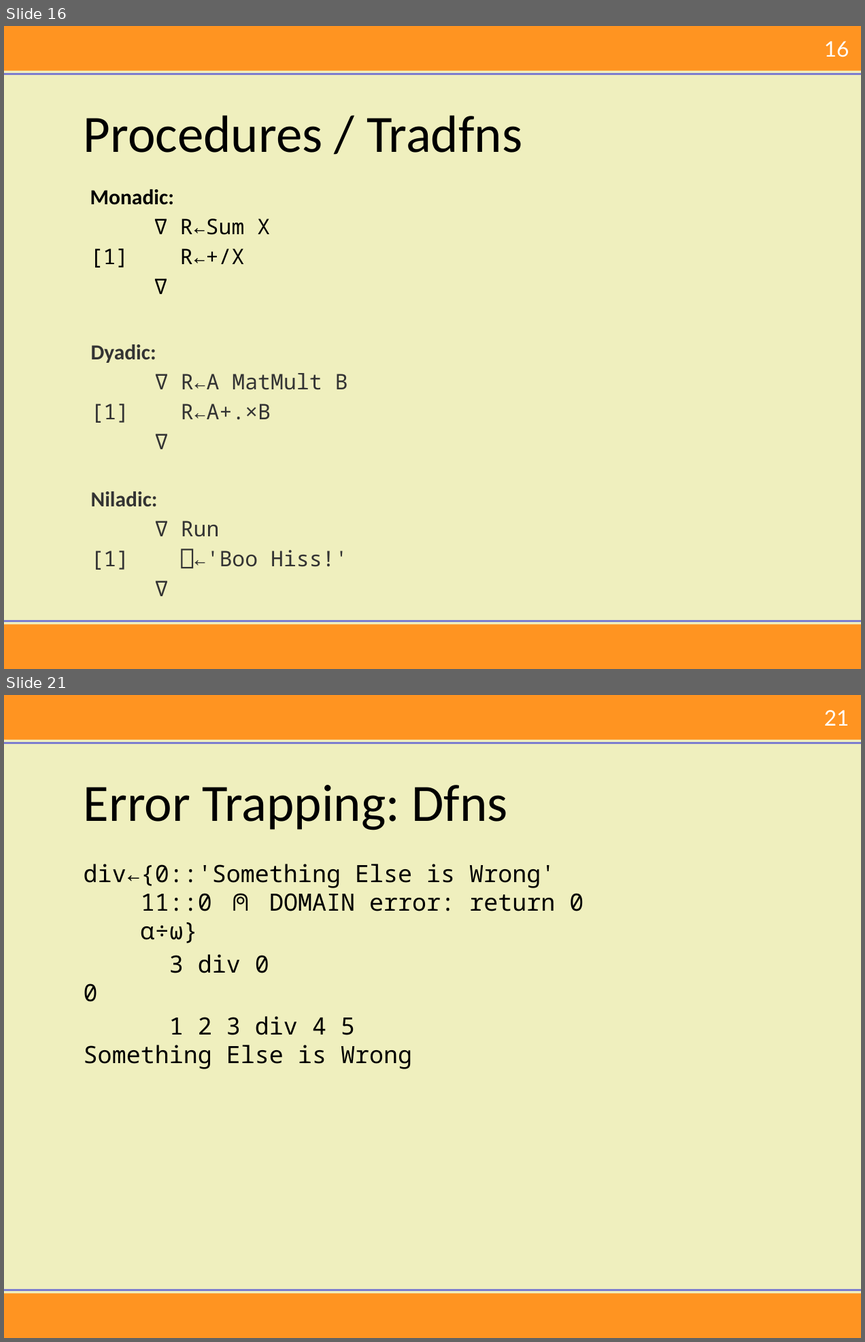
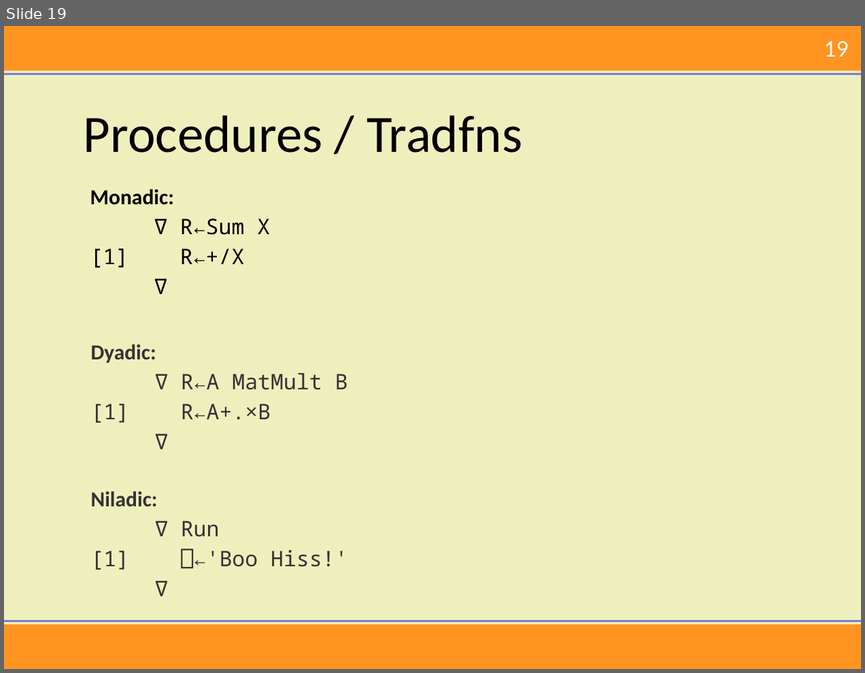
Before and after one commit to mkromberg/ECUST2018, a slide deck: Intro.pptx. Shown one above the other, each under a label of ours: slides 16 and 21 before the commit, slide 19 after it; the slides between them are not shown. The pictures are 865x1342 and 865x673 pixels, drawn with LibreOffice and Linux fonts; fonts in the diff are those of the drawing; background and template pictures are left out. Boxes give left, top, right and bottom in pixels: in the first picture for what was removed or moved away, otherwise in the second. Text is boxed around its words. In the diff, an @@ line names an element or a change of style, - is before the commit and + after.

```diff
--- a/Intro.pptx
+++ b/Intro.pptx
@@ slide 21 removed at (4,695,861,1338), background #EFEFBE; not listed: 5 template elements that a slide beside it also shows @@
@@ title removed at (84,785,507,830) @@
-Error Trapping: Dfns
@@ text removed at (84,864,583,1069) @@
-div←{0::'Something Else is Wrong'
-11::0 ⍝ DOMAIN error: return 0
-⍺÷⍵}
-3 div 0
-0
-1 2 3 div 4 5
-Something Else is Wrong
@@ what was slide 16 is now slide 19 @@
@@ page number at (824,41,849,57): text changed @@
-16
+19
```
Also in this commit, not shown: 7 slides changed, 5 slides added, 6 other slides removed, 1 other file.
